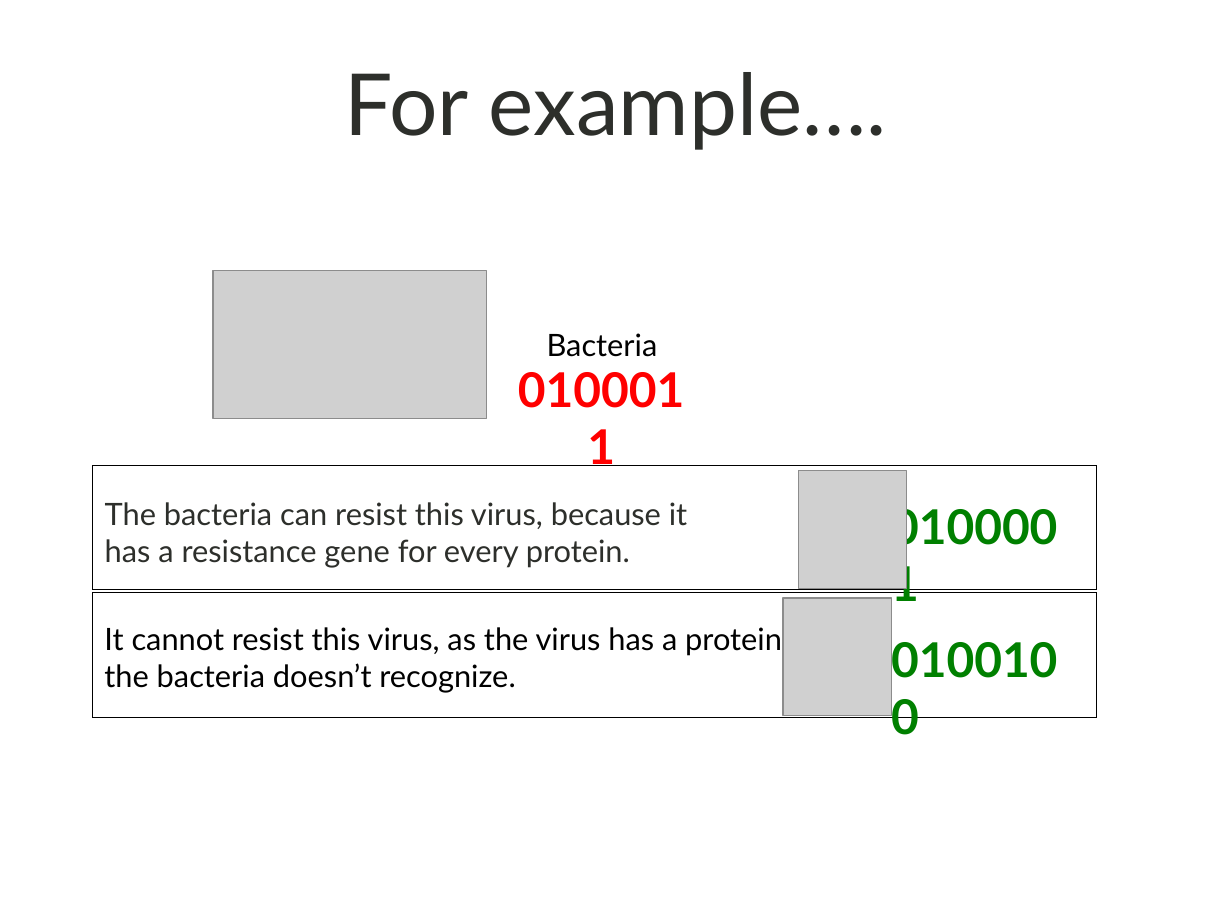
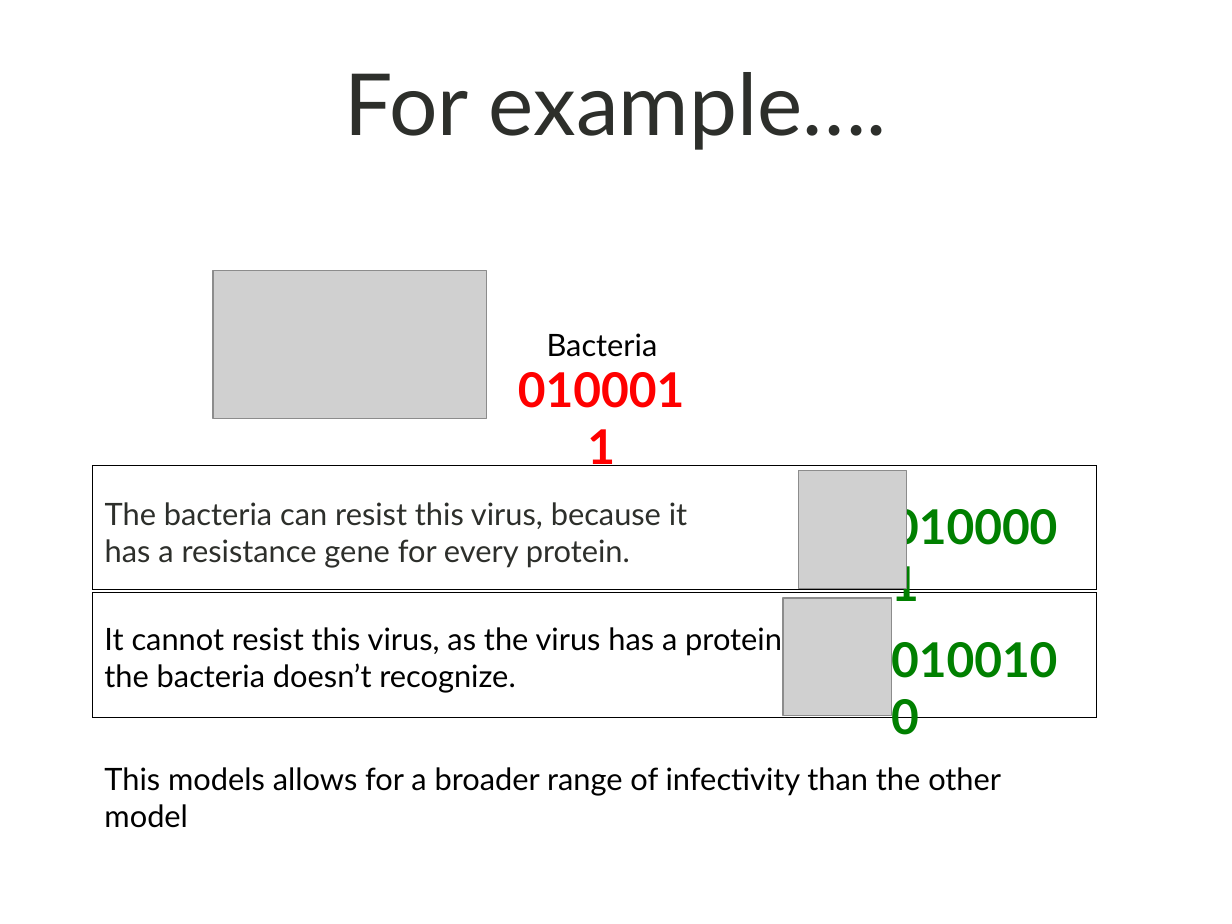
Before and after one commit to shankl/EvoComp_FinalProject, a slide deck: slide 5 of presentation.pptx. Drawn at 1232x924 pixels with LibreOffice and Linux fonts; fonts in the diff are those of the drawing; grey boxes stand for pictures; background and template pictures are left out. Boxes give left, top, right and bottom in pixels: in the first picture for what was removed or moved away, otherwise in the second. Text is boxed around its words. In the diff, an @@ line names an element or a change of style, - is before the commit and + after.

```diff
--- a/presentation.pptx
+++ b/presentation.pptx
@@ text added at [104,767,1001,796], 18 pt, text #000000 @@
+This models allows for a broader range of infectivity than the other model
```
Also in this commit, not shown: 5 other slides changed, 4 slides added, 2 other files.
